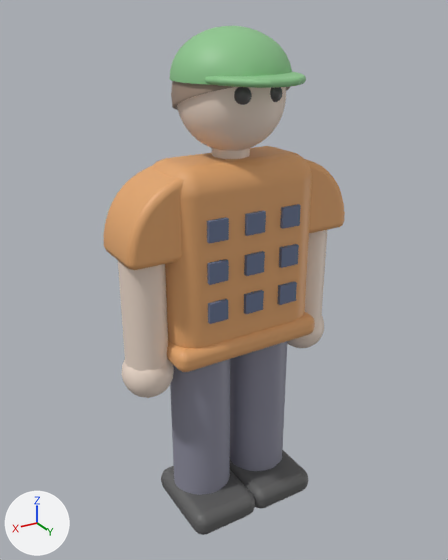
The glTF model public/3dmodels/person_b.glb as it was, and as the next commit left it.
The view is the same before and after, from a camera (50 mm lens) standing at (1.53, 2.49, 2.56) and looking at (0.04, 0.01, 1.32). Arrows for +X, +Y and +Z are at lower left; the lights stay in place. The picture after the commit comes second. Vertices at exactly the same position are counted once.

The first picture shows 'geometry_0'.
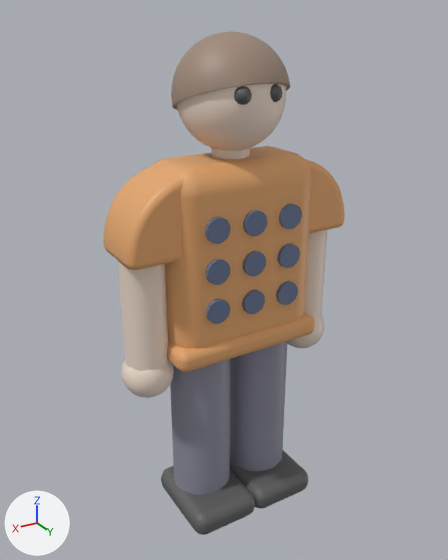
Location of each change, [x1, y1, x2, y2] in pixels of the pictures (448 x 560 px):
'geometry_0', reshaped: before [104, 26, 345, 535]; after [104, 31, 345, 535]
part 1 of me_geometry_0, added: after [276, 281, 298, 305]
part 2 of me_geometry_0, added (blue): after [242, 290, 265, 314]
part 3 of me_geometry_0, added (blue): after [206, 299, 230, 324]
part 4 of me_geometry_0, added (blue): after [278, 243, 300, 268]
part 5 of me_geometry_0, added (blue): after [243, 251, 266, 276]
part 6 of me_geometry_0, added (blue): after [206, 259, 230, 285]
part 7 of me_geometry_0, added (blue): after [279, 204, 302, 229]
part 8 of me_geometry_0, added (blue): after [243, 210, 267, 236]
part 9 of me_geometry_0, added (blue): after [205, 217, 231, 244]
part 10 of me_geometry_0, deleted: before [169, 26, 306, 324]

The change in detail:
me_geometry_0 is used by ob_geometry_0; location (0.0, 0.0, 0.0).
me_geometry_0 had 4091 vertices, 8034 faces and spanned x -0.61..0.61, y -0.28..0.43, z 0.0..2.51.
me_geometry_0 now has 4658 vertices, 9176 faces and spans x -0.61..0.61, y -0.27..0.31, z 0.0..2.49.
me_geometry_0 part 1: a new loose piece, a 32-sided cylinder along y spanning x -0.26..-0.14, y 0.21..0.23, z 1.215..1.335, in mat_defaultmaterial.
me_geometry_0 part 2: a new loose piece, a 32-sided cylinder along y spanning x -0.06..0.06, y 0.21..0.23, z 1.215..1.335, in mat_defaultmaterial.
me_geometry_0 part 3: a new loose piece, a 32-sided cylinder along y spanning x 0.14..0.26, y 0.21..0.23, z 1.215..1.335, in mat_defaultmaterial.
me_geometry_0 part 4: a new loose piece, a 32-sided cylinder along y spanning x -0.26..-0.14, y 0.21..0.23, z 1.415..1.535, in mat_defaultmaterial.
me_geometry_0 part 5: a new loose piece, a 32-sided cylinder along y spanning x -0.06..0.06, y 0.21..0.23, z 1.415..1.535, in mat_defaultmaterial.
me_geometry_0 part 6: a new loose piece, a 32-sided cylinder along y spanning x 0.14..0.26, y 0.21..0.23, z 1.415..1.535, in mat_defaultmaterial.
me_geometry_0 part 7: a new loose piece, a 32-sided cylinder along y spanning x -0.26..-0.14, y 0.21..0.23, z 1.615..1.735, in mat_defaultmaterial.
me_geometry_0 part 8: a new loose piece, a 32-sided cylinder along y spanning x -0.06..0.06, y 0.21..0.23, z 1.615..1.735, in mat_defaultmaterial.
me_geometry_0 part 9: a new loose piece, a 32-sided cylinder along y spanning x 0.14..0.26, y 0.21..0.23, z 1.615..1.735, in mat_defaultmaterial.
me_geometry_0 part 10: 20 loose pieces with 621 vertices, spanning x -0.28..0.28, y -0.28..0.43, z 1.23..2.51, are deleted.
Other edits to the shape of me_geometry_0 do not show in these pictures.
